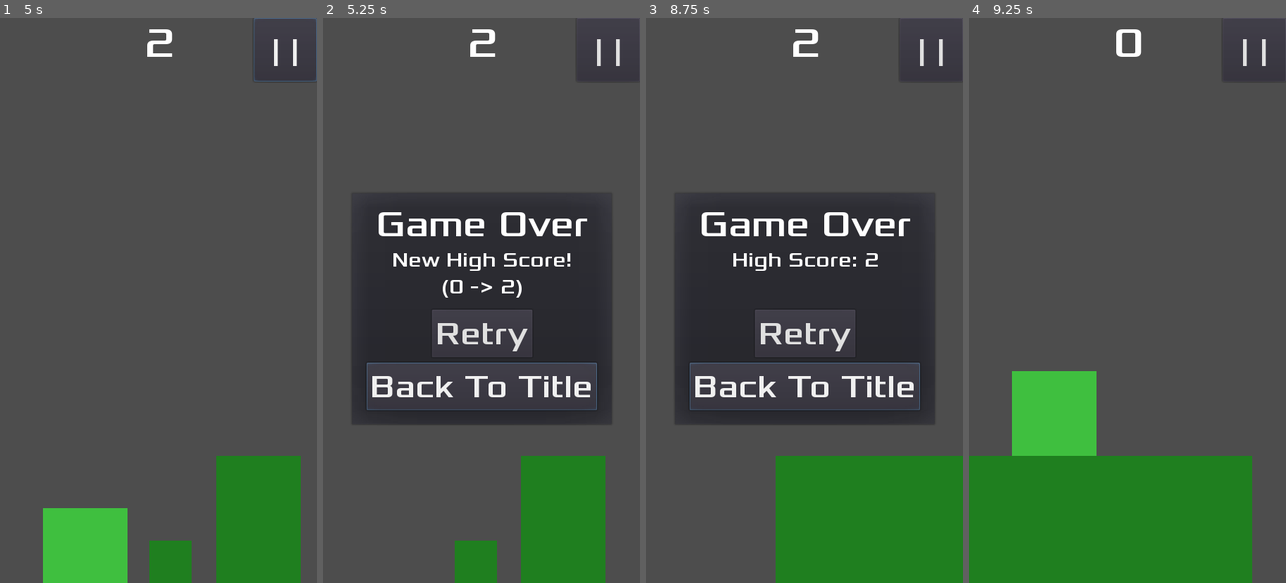
Above: before the commit, frames 1-4 (left to right).
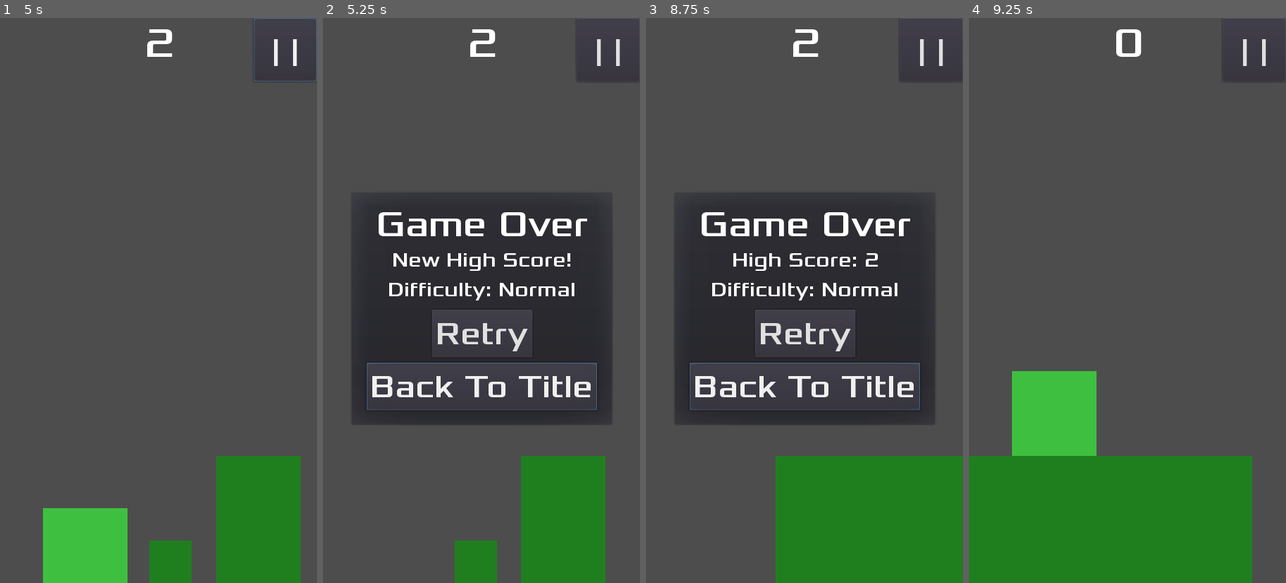
Above: after the commit, the same moments.

Repository: tomas7770/RunJump
Game: Godot game, scene res://scenes/Main/Main.tscn
The game is run twice, just before and just after one commit, with the same random seed, the same clock (stepped at 60 frames per second) and the same inputs. This scene is started directly instead of the project's main scene.
Inputs (mouse positions are in pixels of both pictures, inside the frame that each line leads up to):
- Up to frame 1 (5 s): click "| |" at 0.5 s; click "Continue" at 1.25 s; click "| |" at 2 s; click "Continue" at 2.75 s; click "| |" at 3.5 s; click "Continue" at 4.25 s
- Up to frame 2 (5.25 s): move the mouse to (551, 272) at 5.02 s; click (551, 272) at 5.17 s
- Up to frame 3 (8.75 s): click "Retry" at 5.75 s; move the mouse to (741, 328) at 6.52 s; click (741, 328) at 6.67 s; move the mouse to (836, 176) at 7.27 s; click (836, 176) at 7.42 s; move the mouse to (788, 413) at 8.02 s; click (788, 413) at 8.17 s
- Up to frame 4 (9.25 s): click "Retry" at 8.75 s

Frame 1 is identical in both runs. In frame 2, 0.7% of the frame differs, in the area x 20-80%, y 46-50%; in frame 3, 0.6%; in frame 4, nothing differs.

Commit message:
Add difficulty label on Game Over popup and fade new high score...
...rather than showing it below the 'New High Score!' message

Diff:
--- /dev/null
+++ b/animations/HUD/GameOverInfoFade.tres
@@ -0,0 +1,29 @@
+[gd_resource type="Animation" format=2]
+
+[resource]
+resource_name = "PauseInfoFade"
+length = 0.2
+tracks/0/type = "value"
+tracks/0/path = NodePath("HighScoreLabel:modulate")
+tracks/0/interp = 1
+tracks/0/loop_wrap = true
+tracks/0/imported = false
+tracks/0/enabled = true
+tracks/0/keys = {
+"times": PoolRealArray( 0, 0.2 ),
+"transitions": PoolRealArray( 1, 1 ),
+"update": 0,
+"values": [ Color( 1, 1, 1, 1 ), Color( 1, 1, 1, 0 ) ]
+}
+tracks/1/type = "value"
+tracks/1/path = NodePath("NewScoreLabel:modulate")
+tracks/1/interp = 1
+tracks/1/loop_wrap = true
+tracks/1/imported = false
+tracks/1/enabled = true
+tracks/1/keys = {
+"times": PoolRealArray( 0, 0.2 ),
+"transitions": PoolRealArray( 1, 1 ),
+"update": 0,
+"values": [ Color( 1, 1, 1, 0 ), Color( 1, 1, 1, 1 ) ]
+}
--- /dev/null
+++ b/scenes/HUD/GameOver.gd
@@ -0,0 +1,17 @@
+extends PopupDialog
+
+var showing_new_highscore = false
+
+func on_new_highscore(old, new):
+	$HighScoreLabel.text = "New High Score!"
+	$NewScoreLabel.text = "("+str(old)+" -> "+str(new)+")"
+	$InfoFadeTimer.start(1)
+
+func _on_InfoFadeTimer_timeout():
+	if showing_new_highscore:
+		$AnimationPlayer.play_backwards("GameOverInfoFade")
+		$InfoFadeTimer.start(1)
+	else:
+		$AnimationPlayer.play("GameOverInfoFade")
+		$InfoFadeTimer.start(2)
+	showing_new_highscore = !showing_new_highscore
--- a/scenes/HUD/HUD.gd
+++ b/scenes/HUD/HUD.gd
@@ -13,7 +13,9 @@
 	$HUD_Container/GameOver.popup()
 
 func update_difficulty_label(current_difficulty):
-	$HUD_Container/PausePopup/DifficultyLabel.text = "Difficulty: "+DIFFICULTY_STRINGS[current_difficulty]
+	var target_string = "Difficulty: "+DIFFICULTY_STRINGS[current_difficulty]
+	$HUD_Container/PausePopup/DifficultyLabel.text = target_string
+	$HUD_Container/GameOver/DifficultyLabel.text = target_string
 
 func update_highscore_label(highscore):
 	var target_string = "High Score: "+str(highscore)
@@ -21,7 +23,7 @@
 	$HUD_Container/GameOver/HighScoreLabel.text = target_string
 
 func newhighscore(old, new):
-	$HUD_Container/GameOver/HighScoreLabel.text = "New High Score!\n("+str(old)+" -> "+str(new)+")"
+	$HUD_Container/GameOver.on_new_highscore(old, new)
 
 func _pause_popup():
 	if !($HUD_Container/GameOver.visible):
--- a/scenes/HUD/HUD.tscn
+++ b/scenes/HUD/HUD.tscn
@@ -1,9 +1,11 @@
-[gd_scene load_steps=11 format=2]
+[gd_scene load_steps=13 format=2]
 
 [ext_resource path="res://scenes/HUD/HUD.gd" type="Script" id=1]
 [ext_resource path="res://fonts/Xolonium-Regular.ttf" type="DynamicFontData" id=2]
 [ext_resource path="res://animations/HUD/PauseInfoFade.tres" type="Animation" id=3]
 [ext_resource path="res://scenes/HUD/PausePopup.gd" type="Script" id=4]
+[ext_resource path="res://scenes/HUD/GameOver.gd" type="Script" id=5]
+[ext_resource path="res://animations/HUD/GameOverInfoFade.tres" type="Animation" id=6]
 
 [sub_resource type="DynamicFont" id=1]
 size = 64
@@ -71,6 +73,7 @@
 margin_right = 200.0
 margin_bottom = 190.0
 popup_exclusive = true
+script = ExtResource( 5 )
 __meta__ = {
 "_edit_use_anchors_": false
 }
@@ -134,6 +137,43 @@
 __meta__ = {
 "_edit_use_anchors_": false
 }
+
+[node name="NewScoreLabel" type="Label" parent="HUD_Container/GameOver"]
+modulate = Color( 1, 1, 1, 0 )
+anchor_left = 0.5
+anchor_right = 0.5
+margin_left = -200.0
+margin_top = 85.0
+margin_right = 200.0
+margin_bottom = 125.0
+grow_horizontal = 2
+custom_fonts/font = SubResource( 5 )
+align = 1
+clip_text = true
+__meta__ = {
+"_edit_use_anchors_": false
+}
+
+[node name="DifficultyLabel" type="Label" parent="HUD_Container/GameOver"]
+anchor_left = 0.5
+anchor_right = 0.5
+margin_left = -200.0
+margin_top = 130.0
+margin_right = 200.0
+margin_bottom = 170.0
+grow_horizontal = 2
+custom_fonts/font = SubResource( 5 )
+text = "Difficulty: Normal"
+align = 1
+clip_text = true
+__meta__ = {
+"_edit_use_anchors_": false
+}
+
+[node name="InfoFadeTimer" type="Timer" parent="HUD_Container/GameOver"]
+
+[node name="AnimationPlayer" type="AnimationPlayer" parent="HUD_Container/GameOver"]
+anims/GameOverInfoFade = ExtResource( 6 )
 
 [node name="PausePopup" type="PopupDialog" parent="HUD_Container"]
 self_modulate = Color( 1, 1, 1, 0.498039 )
@@ -252,6 +292,7 @@
 [connection signal="pressed" from="HUD_Container/PauseButton" to="." method="_on_PauseButton_pressed"]
 [connection signal="pressed" from="HUD_Container/GameOver/TitleButton" to="." method="_on_TitleButton_pressed"]
 [connection signal="pressed" from="HUD_Container/GameOver/RetryButton" to="." method="_on_RetryButton_pressed"]
+[connection signal="timeout" from="HUD_Container/GameOver/InfoFadeTimer" to="HUD_Container/GameOver" method="_on_InfoFadeTimer_timeout"]
 [connection signal="pressed" from="HUD_Container/PausePopup/ContinueButton" to="." method="_on_ContinueButton_pressed"]
 [connection signal="pressed" from="HUD_Container/PausePopup/TitleButton2" to="." method="_on_TitleButton_pressed"]
 [connection signal="pressed" from="HUD_Container/PausePopup/SettingsButton" to="." method="_on_SettingsButton_pressed"]
